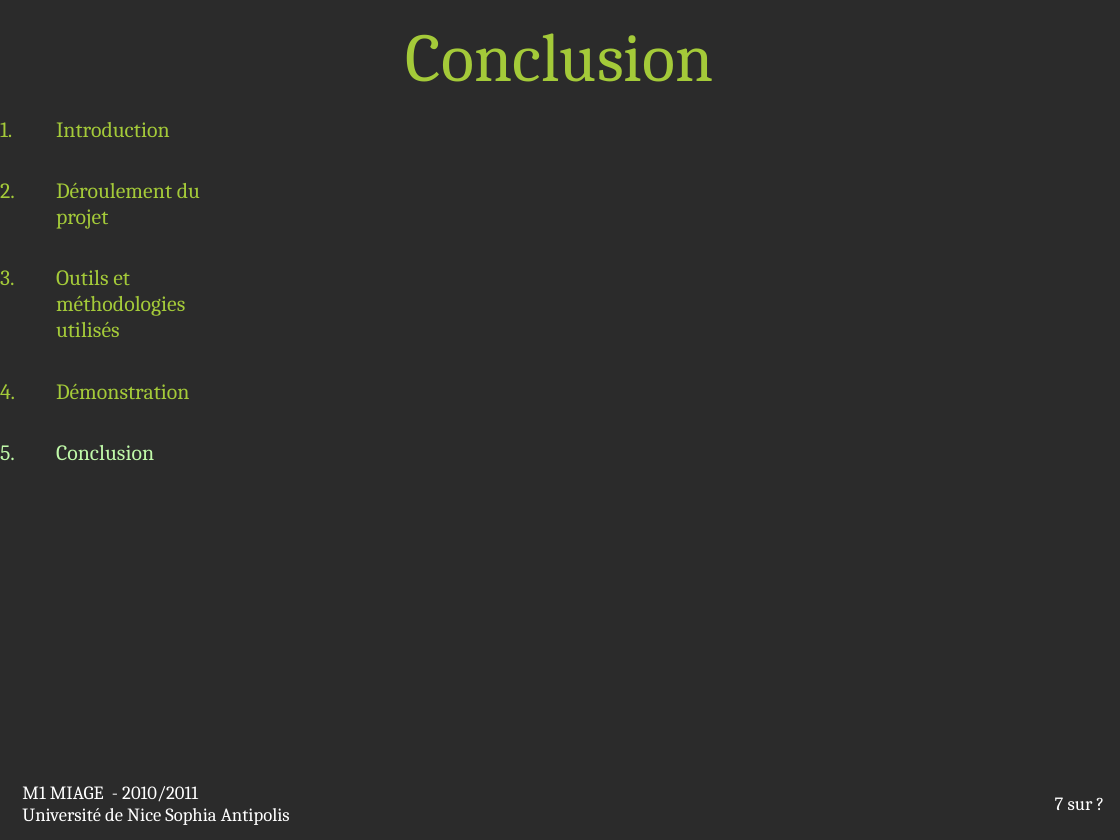
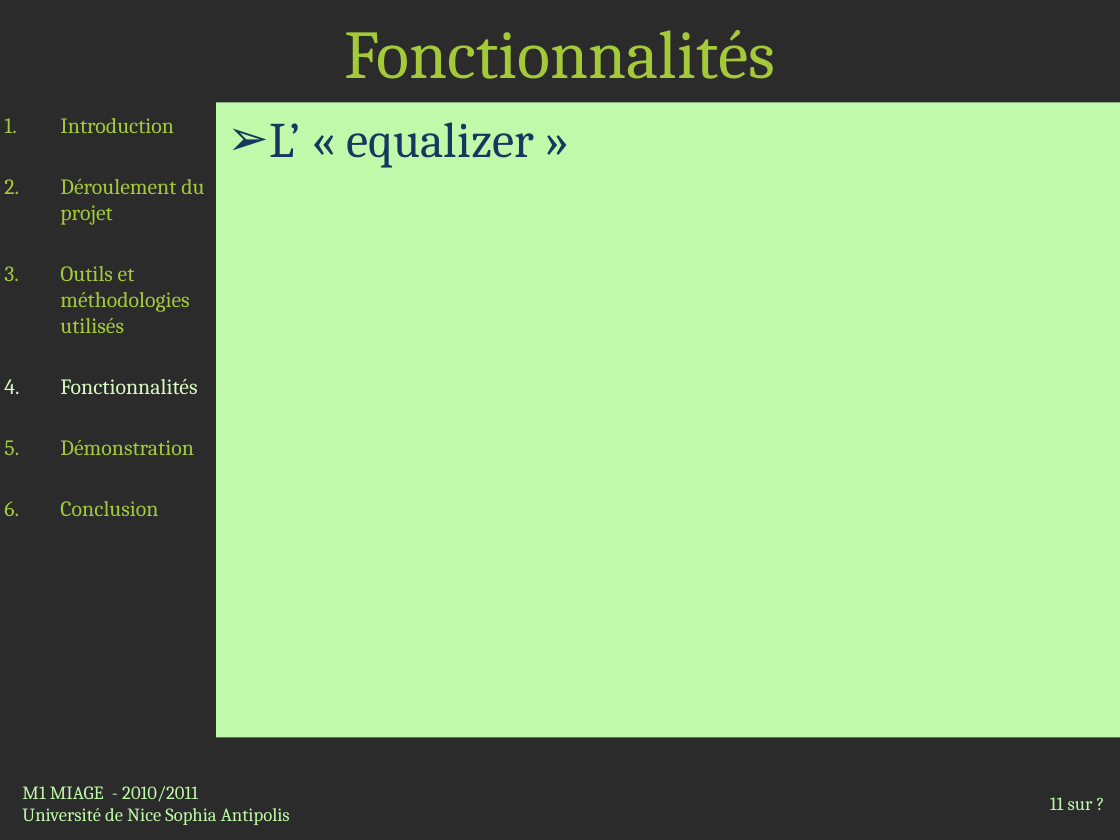
Before and after one commit to jlespagnard/android-advanced-player, a slide deck: slide 11 of AAP/docs/Presentation.pptx (slide 7 before the commit). Drawn at 1120x840 pixels with LibreOffice and Linux fonts; fonts in the diff are those of the drawing; background and template pictures are left out; a plain dark background stands for a picture behind light text. Boxes give left, top, right and bottom in pixels: in the first picture for what was removed or moved away, otherwise in the second. Text is boxed around its words. In the diff, an @@ line names an element or a change of style, - is before the commit and + after.

```diff
--- a/AAP/docs/Presentation.pptx
+++ b/AAP/docs/Presentation.pptx
@@ title added at <box>344,30,775,79</box>, 44 pt, text #A4CA39 @@
+Fonctionnalités
@@ title removed at <box>406,33,714,82</box> @@
-Conclusion
@@ text added at <box>216,103,1120,738</box>, fill #C0F9A9, 32 pt, text #17375E @@
+➢ L’ « equalizer »
@@ text at <box>60,378,197,394</box>: paragraph added @@
+4. Fonctionnalités
@@ text at <box>60,501,158,516</box>: text colour #C0F9A9 to #A4CA39 in "Conclusion" @@
@@ text "M1 MIAGE - 2010/2011" at <box>22,786,290,825</box>: text colour #FFFFFF to #C0F9A9 @@
@@ page number at <box>1050,797,1093,810</box>: text changed; text colour #FFFFFF to #C0F9A9 @@
-7 sur ?
+11 sur ?
```
Also in this commit, not shown: 6 other slides changed, 8 slides added, 4 other files.
